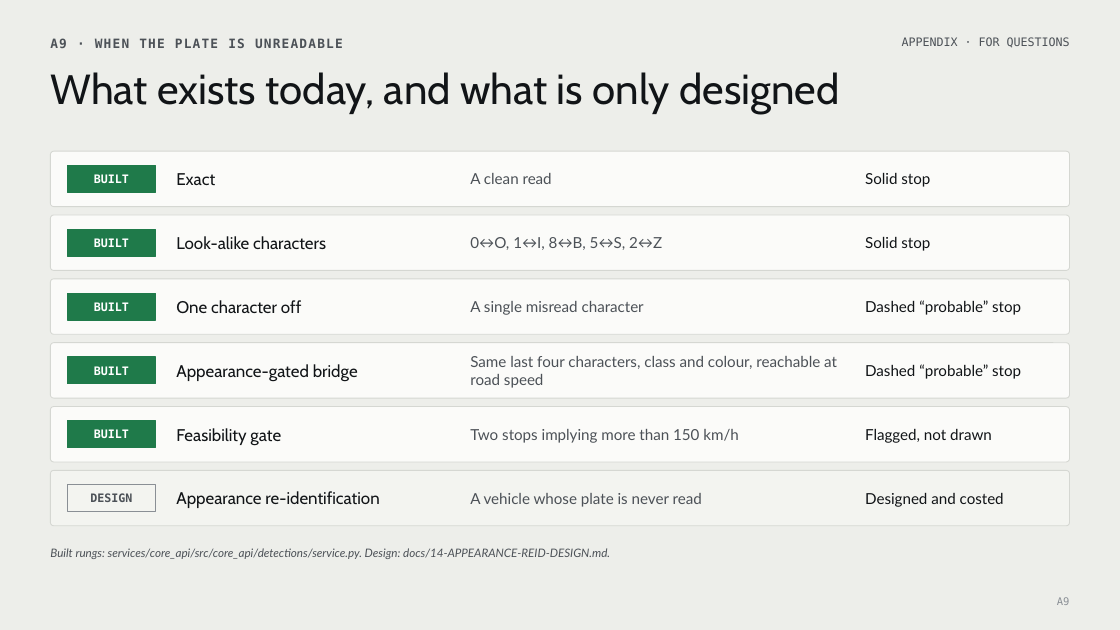
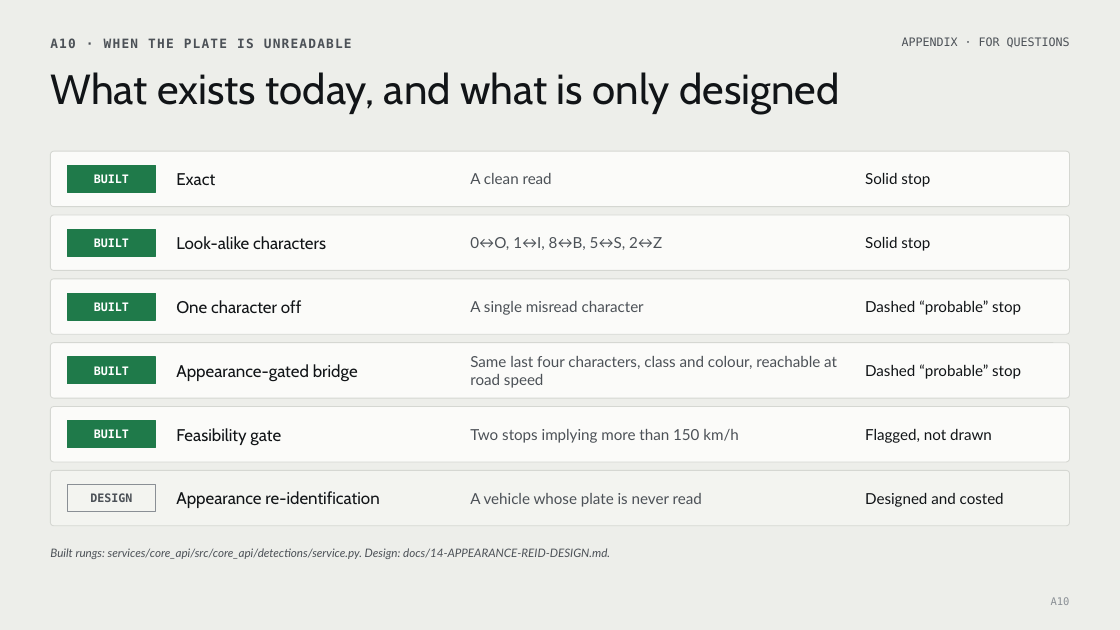
Before and after one commit to parthpatel643/sentinel-hackathon, a slide deck: slide 26 of docs/Sentinel-Finale-Pitch.pptx (slide 25 before the commit). Drawn at 1120x630 pixels with LibreOffice and Linux fonts; fonts in the diff are those of the drawing. Boxes give left, top, right and bottom in pixels: in the first picture for what was removed or moved away, otherwise in the second. Text is boxed around its words. In the diff, an @@ line names an element or a change of style, - is before the commit and + after.

```diff
--- a/docs/Sentinel-Finale-Pitch.pptx
+++ b/docs/Sentinel-Finale-Pitch.pptx
@@ text at (x1=50, y1=38, x2=352, y2=48): text changed @@
-A9 · WHEN THE PLATE IS UNREADABLE
+A10 · WHEN THE PLATE IS UNREADABLE
@@ text at (x1=1051, y1=597, x2=1070, y2=605): text changed @@
-A9
+A10
```
Also in this commit, not shown: 9 other slides changed, 1 slide added, 4 other files.
